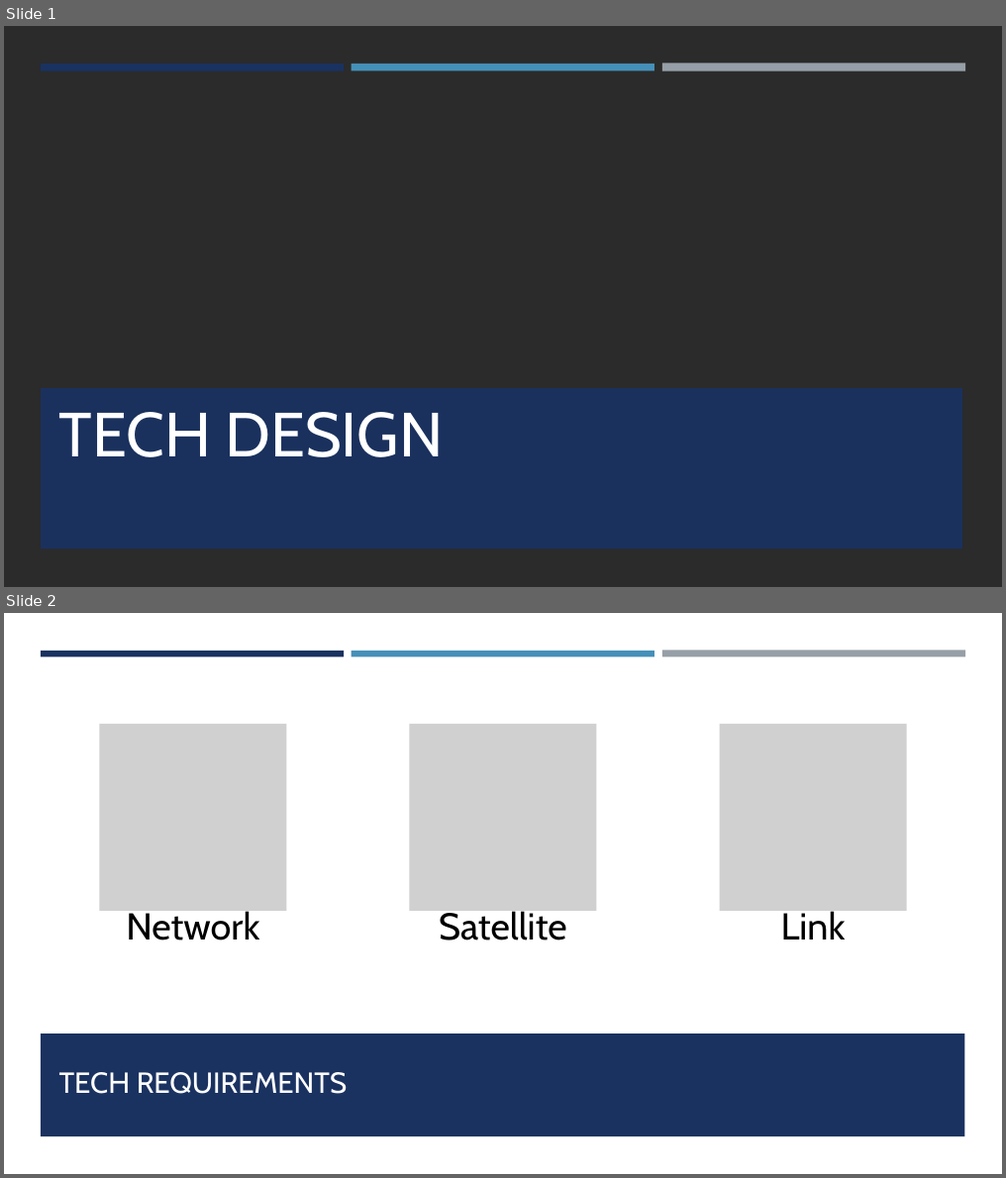
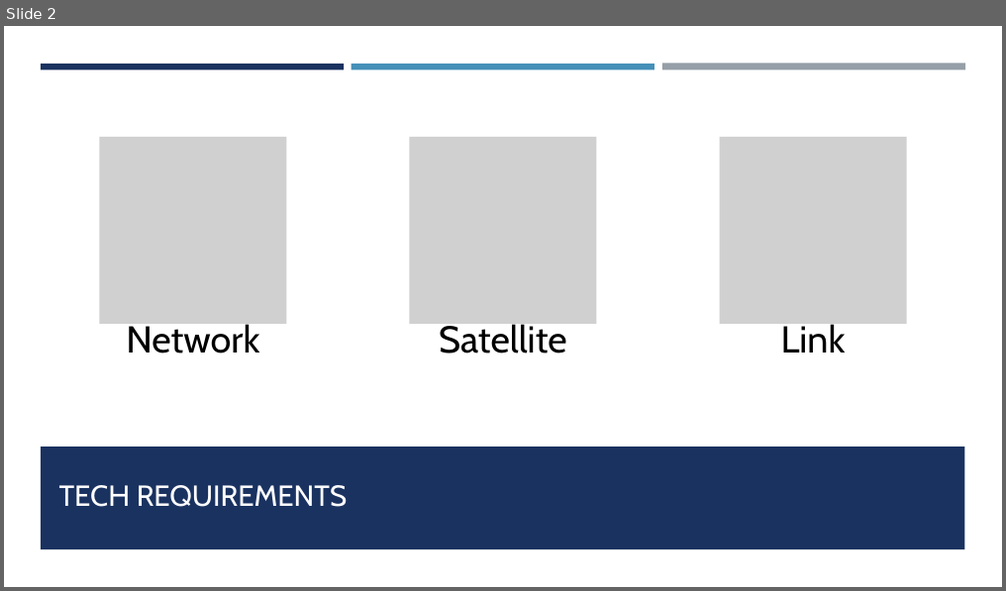
Before and after one commit to pombo7676/CryptoTrading-Robot, a slide deck: PPT/Crypto-Trading Bot.pptx. Shown one above the other, each under a label of ours: slides 1 and 2 before the commit, slide 2 after it. The pictures are 1006x1178 and 1006x591 pixels, drawn with LibreOffice and Linux fonts; fonts in the diff are those of the drawing; grey boxes stand for pictures; background and template pictures are left out; a plain dark background stands for a picture behind light text. Boxes give left, top, right and bottom in pixels: in the first picture for what was removed or moved away, otherwise in the second. Text is boxed around its words. In the diff, an @@ line names an element or a change of style, - is before the commit and + after.

```diff
--- a/PPT/Crypto-Trading Bot.pptx
+++ b/PPT/Crypto-Trading Bot.pptx
@@ slide 1 removed at bbox=[4, 26, 1002, 587], background picture (left out) @@
@@ rectangle removed at bbox=[4, 26, 1002, 587] @@
@@ rectangle removed at bbox=[41, 64, 344, 71] @@
@@ rectangle removed at bbox=[351, 64, 654, 71] @@
@@ rectangle removed at bbox=[662, 64, 965, 72] @@
@@ rectangle removed at bbox=[41, 388, 962, 550] @@
@@ title removed at bbox=[59, 412, 443, 458] @@
-TECH DESIGN
```
Also in this commit, not shown: 1 slide added, 4 other files.
